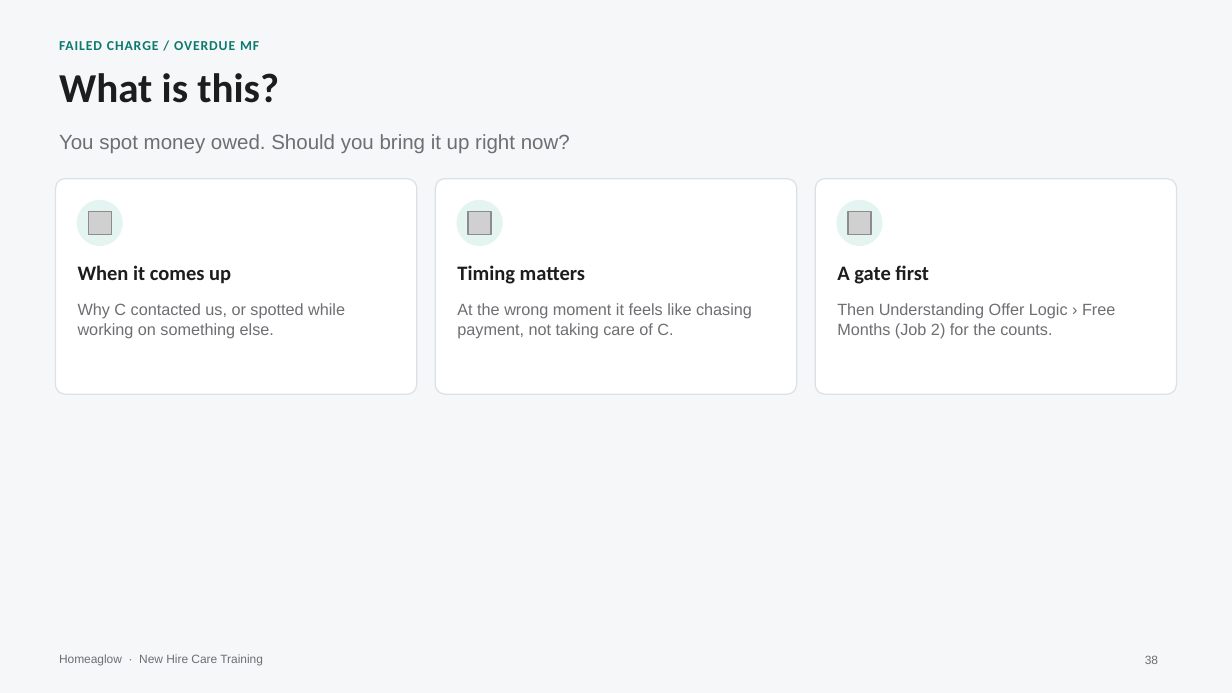
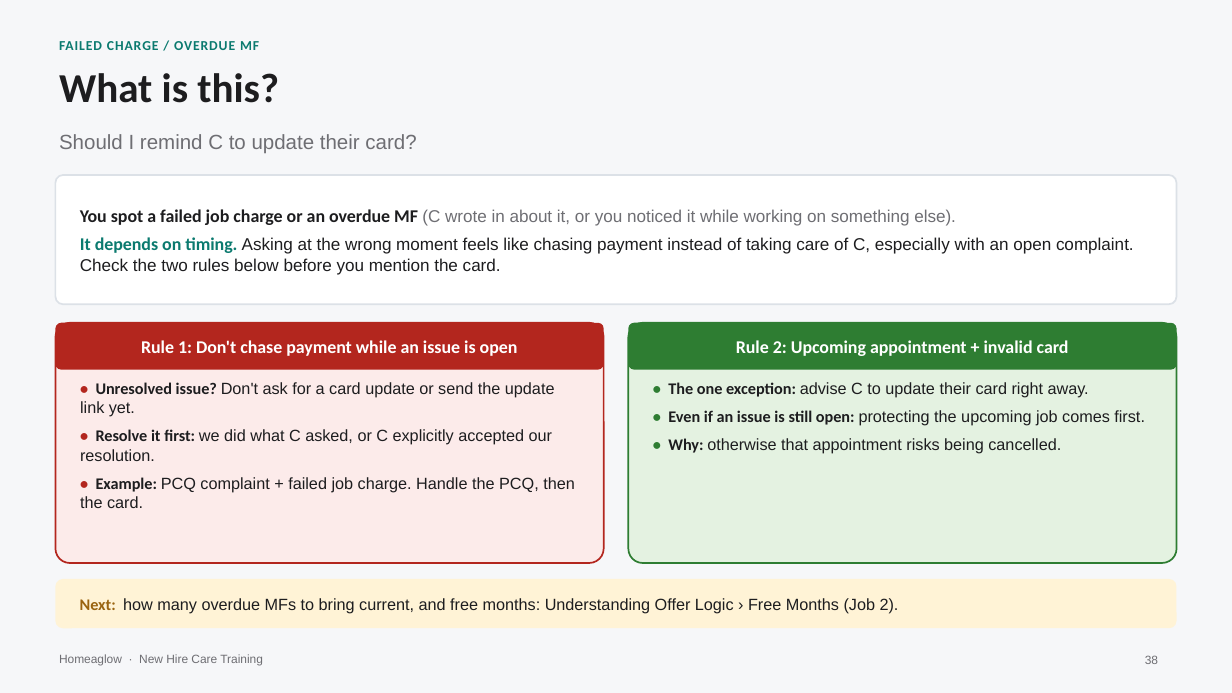
Before and after one commit to anjulimichelle/training, a slide deck: slide 38 of refunds-abuse-duplicates-bulk/refunds-abuse-duplicates-bulk.pptx. Drawn at 1232x693 pixels with LibreOffice and Linux fonts; fonts in the diff are those of the drawing; grey boxes stand for pictures. Boxes give left, top, right and bottom in pixels: in the first picture for what was removed or moved away, otherwise in the second. Text is boxed around its words. In the diff, an @@ line names an element or a change of style, - is before the commit and + after.

```diff
--- a/refunds-abuse-duplicates-bulk/refunds-abuse-duplicates-bulk.pptx
+++ b/refunds-abuse-duplicates-bulk/refunds-abuse-duplicates-bulk.pptx
@@ text at bbox=[59, 134, 416, 153]: text changed @@
-You spot money owed. Should you bring it up right now?
+Should I remind C to update their card?
@@ rounded rectangle removed at bbox=[55, 179, 416, 394] @@
@@ rounded rectangle added at bbox=[55, 175, 1177, 304], fill #FFFFFF, outline #DCE1E7 1 pt, 10 pt, text #1D1D1F @@
+You spot a failed job charge or an overdue MF (C wrote in about it, or you noticed it while working on something else).
+It depends on timing. Asking at the wrong moment feels like chasing payment instead of taking care of C, especially with an open complaint. Check the two rules below before you mention the card.
@@ rounded rectangle removed at bbox=[435, 179, 796, 394] @@
@@ rounded rectangle removed at bbox=[816, 179, 1177, 394] @@
@@ ellipse removed at bbox=[78, 201, 122, 245] @@
@@ ellipse removed at bbox=[457, 201, 501, 245] @@
@@ ellipse removed at bbox=[838, 201, 882, 245] @@
@@ picture removed at bbox=[89, 212, 112, 235] @@
@@ picture removed at bbox=[468, 212, 492, 235] @@
@@ picture removed at bbox=[848, 212, 871, 235] @@
@@ text removed at bbox=[78, 265, 231, 284] @@
-When it comes up
@@ text removed at bbox=[457, 265, 585, 284] @@
-Timing matters
@@ text removed at bbox=[837, 265, 928, 284] @@
-A gate first
@@ rounded rectangle added at bbox=[55, 323, 604, 563], fill #FCEBEA, outline #B3261E 1 pt @@
@@ rounded rectangle added at bbox=[55, 323, 604, 370], fill #B3261E, 10.5 pt, text #FFFFFF, bold @@
+Rule 1: Don't chase payment while an issue is open
@@ text removed at bbox=[78, 303, 345, 338] @@
-Why C contacted us, or spotted while working on something else.
@@ text removed at bbox=[457, 303, 752, 338] @@
-At the wrong moment it feels like chasing payment, not taking care of C.
@@ rounded rectangle added at bbox=[628, 323, 1177, 563], fill #E4F2E1, outline #2E7D32 1 pt @@
@@ rounded rectangle added at bbox=[628, 323, 1177, 370], fill #2E7D32, 10.5 pt, text #FFFFFF, bold @@
+Rule 2: Upcoming appointment + invalid card
@@ text removed at bbox=[837, 303, 1115, 338] @@
-Then Understanding Offer Logic › Free Months (Job 2) for the counts.
@@ text added at bbox=[80, 382, 575, 508], 9.5 pt, text #1D1D1F @@
+• Unresolved issue? Don't ask for a card update or send the update link yet.
+• Resolve it first: we did what C asked, or C explicitly accepted our resolution.
+• Example: PCQ complaint + failed job charge. Handle the PCQ, then the card.
@@ text added at bbox=[668, 382, 1145, 454], 9.5 pt, text #1D1D1F @@
+• The one exception: advise C to update their card right away.
+• Even if an issue is still open: protecting the upcoming job comes first.
+• Why: otherwise that appointment risks being cancelled.
@@ rounded rectangle added at bbox=[55, 579, 1177, 628], fill #FFF3D6, 9.5 pt, text #1D1D1F @@
+Next: how many overdue MFs to bring current, and free months: Understanding Offer Logic › Free Months (Job 2).
```
Also in this commit, not shown: 1 other file.
